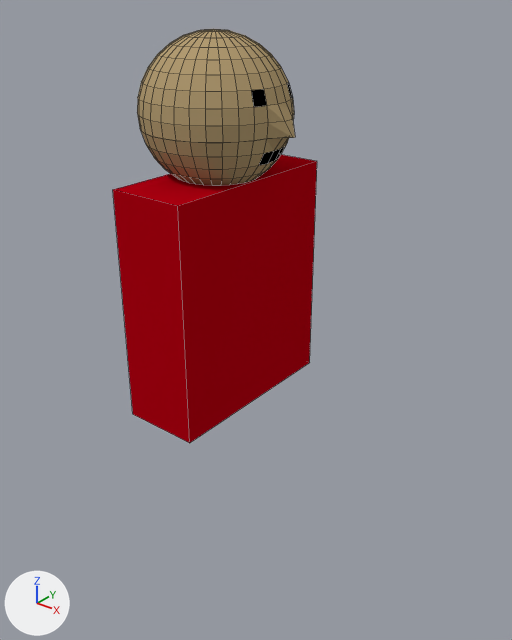
An edit to the Blender file Blend Files/Human.blend, drawn before and after from the same camera.
Rendered twice from a 50 mm lens placed at (2.71, -3.43, 4.29), pointed at (-0.08, 0.05, 2.13). The lights are fixed; the arrows at lower left show +X, +Y and +Z. Mesh edges are drawn as thin lines.

The first picture shows 'Torso'.
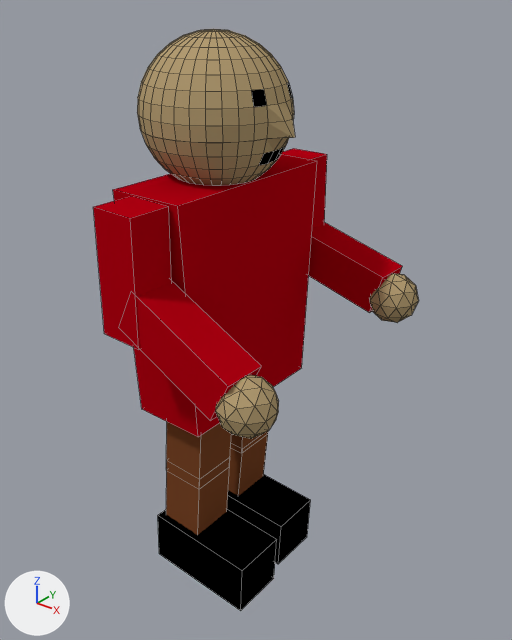
Edits to the bpy script that builds the scene:
```text
Change me_cube_003:
    where me_cube_003.from_pydata(...)  # 16 vertices, 12 faces; spans x -1.18..3.91, y -1.3..1.13, z -2.57..0.0
    verts and faces of me_cube_003; kept vertices keep their numbers, new ones are numbered from 16
    me_cube_003 part 2
    add verts[0] = (-0.98, -1.0, -2.1)  # moved
    add verts[2] = (-0.98, 1.0, -2.1)  # moved
    add verts[1] = (-0.8, -1.0, -1.12)  # moved
    add verts[3] = (-0.8, 1.0, -1.12)  # moved
    add verts[4] = (1.02, -1.0, -2.09)  # moved
    add verts[6] = (1.02, 1.0, -2.09)  # moved
    add verts[5] = (1.2, -1.0, -1.11)  # moved, pixel (242, 448)
    add verts[7] = (1.2, 1.0, -1.11)  # moved, pixel (268, 429)
    add verts[16] = (-0.85, -1.0, -1.2)
    add verts[17] = (-0.69, -1.0, -0.06)
    add verts[18] = (-0.85, 1.0, -1.2)
    add verts[19] = (-0.69, 1.0, -0.06)
    add for new, old in zip([*range(20, 24)], [*range(16, 20)]): verts[new] = verts[old] + (2.0, 0.0, 0.01)
    add faces += [(16, 17, 19, 18), (18, 19, 23, 22), (20, 22, 23, 21), (16, 20, 21, 17), (16, 18, 22, 20), (17, 21, 23, 19)]  # mat_brown_pants (brown #794527)
Change me_cube_002:
    where me_cube_002.from_pydata(...)  # 16 vertices, 12 faces; spans x -1.18..3.91, y -1.3..1.13, z -2.57..0.0
    verts and faces of me_cube_002; kept vertices keep their numbers, new ones are numbered from 16
    me_cube_002 part 1
    add verts[0] = (-0.97, -1.0, -2.18)  # moved
    add verts[2] = (-0.97, 1.0, -2.18)  # moved
    add verts[1] = (-0.81, -1.0, -1.04)  # moved, pixel (166, 460)
    add verts[3] = (-0.81, 1.0, -1.04)  # moved
    add verts[4] = (1.03, -1.0, -2.17)  # moved
    add verts[6] = (1.03, 1.0, -2.17)  # moved
    add verts[5] = (1.18, -1.0, -1.03)  # moved, pixel (199, 479)
    add verts[7] = (1.18, 1.0, -1.03)  # moved, pixel (230, 456)
    add verts[16] = (-0.85, -1.0, -1.2)  # pixel (166, 470)
    add verts[17] = (-0.69, -1.0, -0.06)
    add verts[18] = (-0.85, 1.0, -1.2)
    add verts[19] = (-0.69, 1.0, -0.06)
    add for new, old in zip([*range(20, 24)], [*range(16, 20)]): verts[new] = verts[old] + (2.0, 0.0, 0.01)
    add faces += [(16, 17, 19, 18), (18, 19, 23, 22), (20, 22, 23, 21), (16, 20, 21, 17), (16, 18, 22, 20), (17, 21, 23, 19)]  # mat_brown_pants (brown #794527)
Change me_cube:
    where me_cube.from_pydata(...)  # 523 vertices, 550 faces, 1 loose edge; spans x -1.89..2.01, y -1.13..0.87, z 0.02..1.5
    used by ob_torso; location = (-0.318, 0.089, 1.481); scale = (0.274, 0.691, 1.68)
    me_cube part 3
    me_cube.vertices[0].co: (1.0, 0.87, 0.02) -> (1.0, 0.72, 0.02)  # pixel (309, 362) -> pixel (301, 368)
    me_cube.vertices[1].co: (1.0, -1.13, 0.02) -> (1.0, -1.01, 0.02)  # pixel (189, 443) -> pixel (198, 437)
    me_cube.vertices[2].co: (-1.0, -1.13, 0.02) -> (-1.0, -1.01, 0.02)  # pixel (132, 414) -> pixel (141, 409)
    me_cube.vertices[3].co: (-1.0, 0.87, 0.02) -> (-1.0, 0.72, 0.02)
Change ob_rleg:
    remove ob_rleg.hide_viewport = True
    ob_rleg.location: (0.0, 0.0, 0.0) -> (-0.45, 0.303, 1.596)
    ob_rleg.rotation_euler: (0.0, 0.0, 0.0) -> (0.0, 0.0484, 0.0)  # degrees (0, 0, 0) -> degrees (0, 2.8, 0)
    ob_rleg.scale: (1.0, 1.0, 1.0) -> (0.168, 0.168, 0.624)
Change ob_lleg:
    remove ob_lleg.hide_viewport = True
    ob_lleg.location: (0.0, 0.0, 0.0) -> (-0.342, -0.308, 1.676)
    ob_lleg.rotation_euler: (0.0, 0.0, 0.0) -> (0.0, 0.0484, 0.0)  # degrees (0, 0, 0) -> degrees (0, 2.8, 0)
    ob_lleg.scale: (1.0, 1.0, 1.0) -> (0.168, 0.168, 0.624)
Change ob_larm:
    remove ob_larm.hide_viewport = True
    ob_larm.location: (0.0, 0.0, 0.0) -> (-0.256, -0.849, 3.122)
    ob_larm.rotation_euler: (0.0, 0.0, 0.0) -> (0.0, 0.0228, 0.0)  # degrees (0, 0, 0) -> degrees (0, 1.3, 0)
    ob_larm.scale: (1.0, 1.0, 1.0) -> (0.152, 0.144, 0.401)
Change ob_rarm:
    remove ob_rarm.hide_viewport = True
    ob_rarm.location: (0.0, 0.0, 0.0) -> (-0.295, 0.826, 3.111)
    ob_rarm.rotation_euler: (0.0, 0.0, 0.0) -> (0.0, -0.000732, 0.0)  # degrees (0, 0, 0)
    ob_rarm.scale: (1.0, 1.0, 1.0) -> (0.152, 0.144, 0.401)
```

Boxes [x1, y1, x2, y2] around the edits, measured in the pictures (512 x 640 px; the box of a moved part takes in the faces that stretch with it):
'Torso', reshaped: before [113, 29, 317, 443]; after [113, 29, 317, 437]
'LArm', shown: after [93, 196, 279, 439]
'LLeg', shown: after [158, 422, 277, 611]
'RArm', shown: after [281, 149, 419, 323]
'RLeg', shown: after [227, 431, 311, 564]
part 1 of me_cube_002, built on (brown): after [166, 422, 231, 535]
part 2 of me_cube_003, built on (brown): after [228, 431, 268, 496]
part 3 of me_cube, moved or reshaped: before [113, 161, 317, 443]; after [113, 161, 317, 437]
